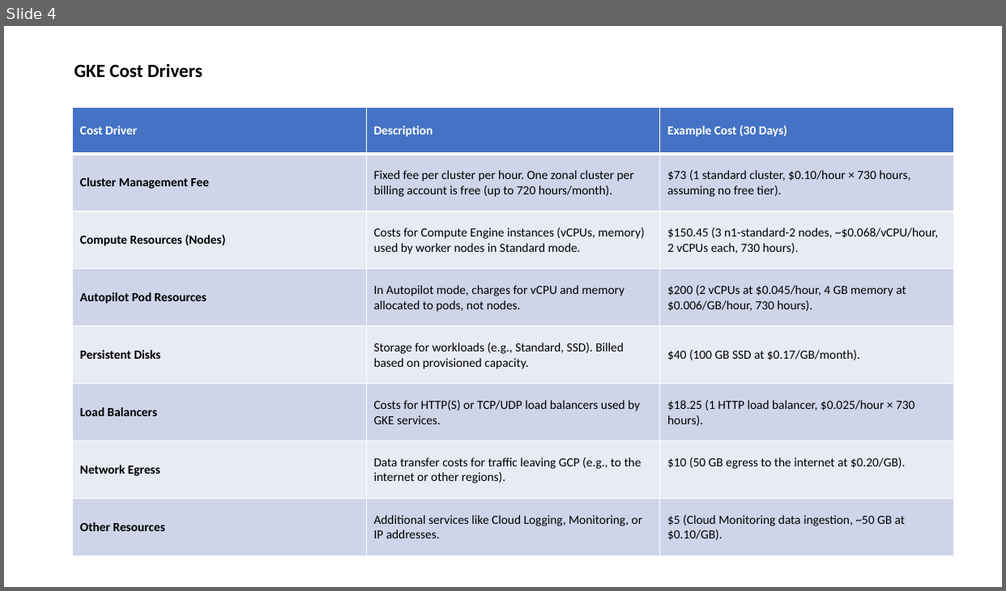
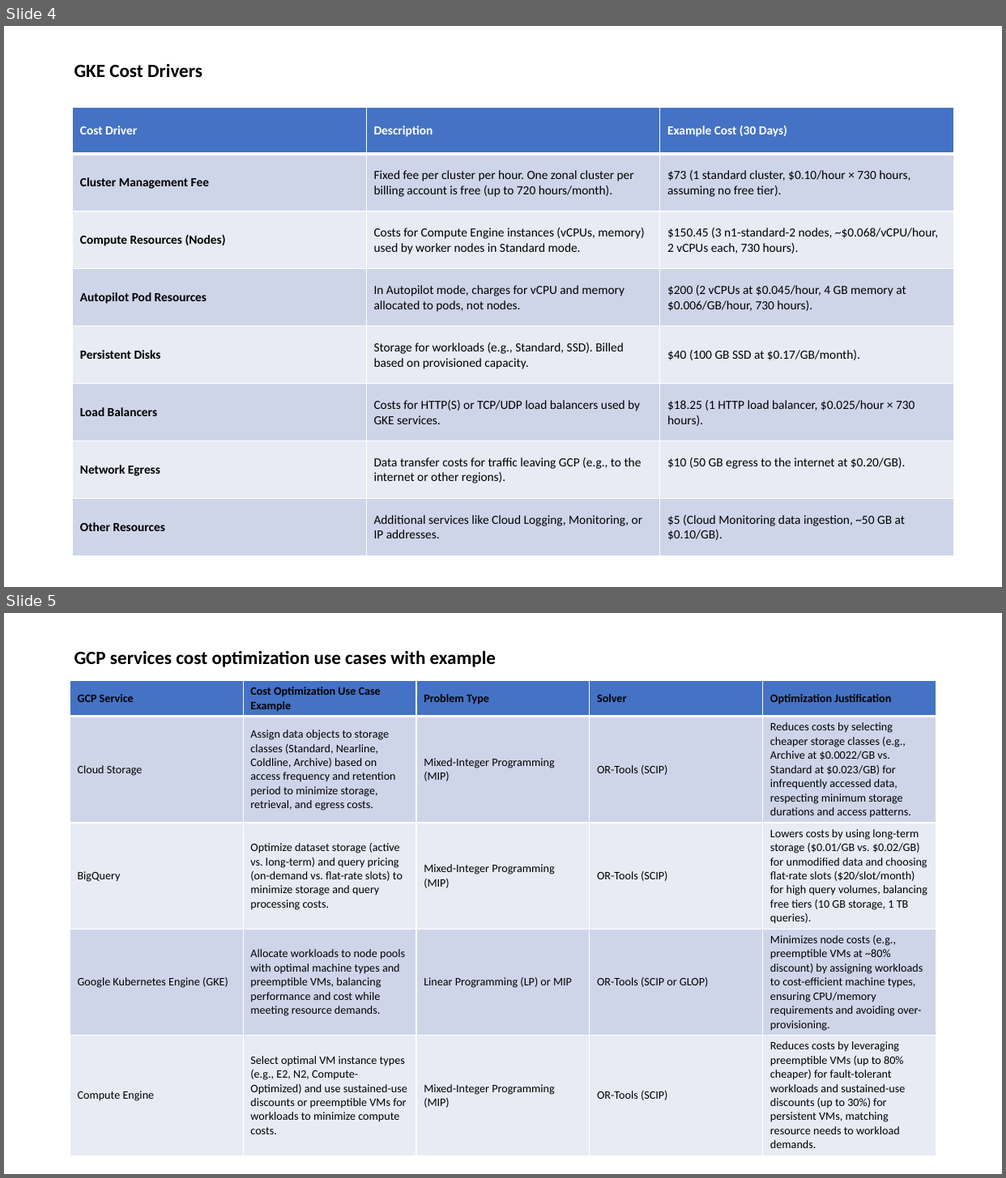
Before and after one commit to vmjadhav/GCP_Cost_Optimization, a slide deck: Cost_Optimization.pptx. Shown one above the other, each under a label of ours: slide 4 before the commit, slides 4 and 5 after it. The pictures are 1006x591 and 1006x1178 pixels, drawn with LibreOffice and Linux fonts; fonts in the diff are those of the drawing. Boxes give left, top, right and bottom in pixels: in the first picture for what was removed or moved away, otherwise in the second. Text is boxed around its words. In the diff, an @@ line names an element or a change of style, - is before the commit and + after.

```diff
--- a/Cost_Optimization.pptx
+++ b/Cost_Optimization.pptx
@@ slide 5 added at <box>4,613,1002,1174</box>, background #FFFFFF @@
@@ title added at <box>74,650,496,667</box>, 18 pt, text #000000, bold @@
+GCP services cost optimization use cases with example
@@ table added at <box>70,681,935,1152</box>, 5 rows, 5 columns @@
+GCP Service | Cost Optimization Use Case Example | Problem Type | Solver | Optimization Justification
+Cloud Storage | Assign data objects to storage classes (Standard, Nearline, Coldline, Archive) based on access frequency and retention period to minimize storage, retrieval, and egress costs. | Mixed-Integer Programming (MIP) | OR-Tools (SCIP) | Reduces costs by selecting cheaper storage classes (e.g., Archive at $0.0022/GB vs. Standard at $0.023/GB) for infrequently accessed data, respecting minimum storage durations and access patterns.
+BigQuery | Optimize dataset storage (active vs. long-term) and query pricing (on-demand vs. flat-rate slots) to minimize storage and query processing costs. | Mixed-Integer Programming (MIP) | OR-Tools (SCIP) | Lowers costs by using long-term storage ($0.01/GB vs. $0.02/GB) for unmodified data and choosing flat-rate slots ($20/slot/month) for high query volumes, balancing free tiers (10 GB storage, 1 TB queries).
+Google Kubernetes Engine (GKE) | Allocate workloads to node pools with optimal machine types and preemptible VMs, balancing performance and cost while meeting resource demands. | Linear Programming (LP) or MIP | OR-Tools (SCIP or GLOP) | Minimizes node costs (e.g., preemptible VMs at ~80% discount) by assigning workloads to cost-efficient machine types, ensuring CPU/memory requirements and avoiding over-provisioning.
+Compute Engine | Select optimal VM instance types (e.g., E2, N2, Compute-Optimized) and use sustained-use discounts or preemptible VMs for workloads to minimize compute costs. | Mixed-Integer Programming (MIP) | OR-Tools (SCIP) | Reduces costs by leveraging preemptible VMs (up to 80% cheaper) for fault-tolerant workloads and sustained-use discounts (up to 30%) for persistent VMs, matching resource needs to workload demands.
```
Also in this commit, not shown: 2 other slides added, 1 other file.
